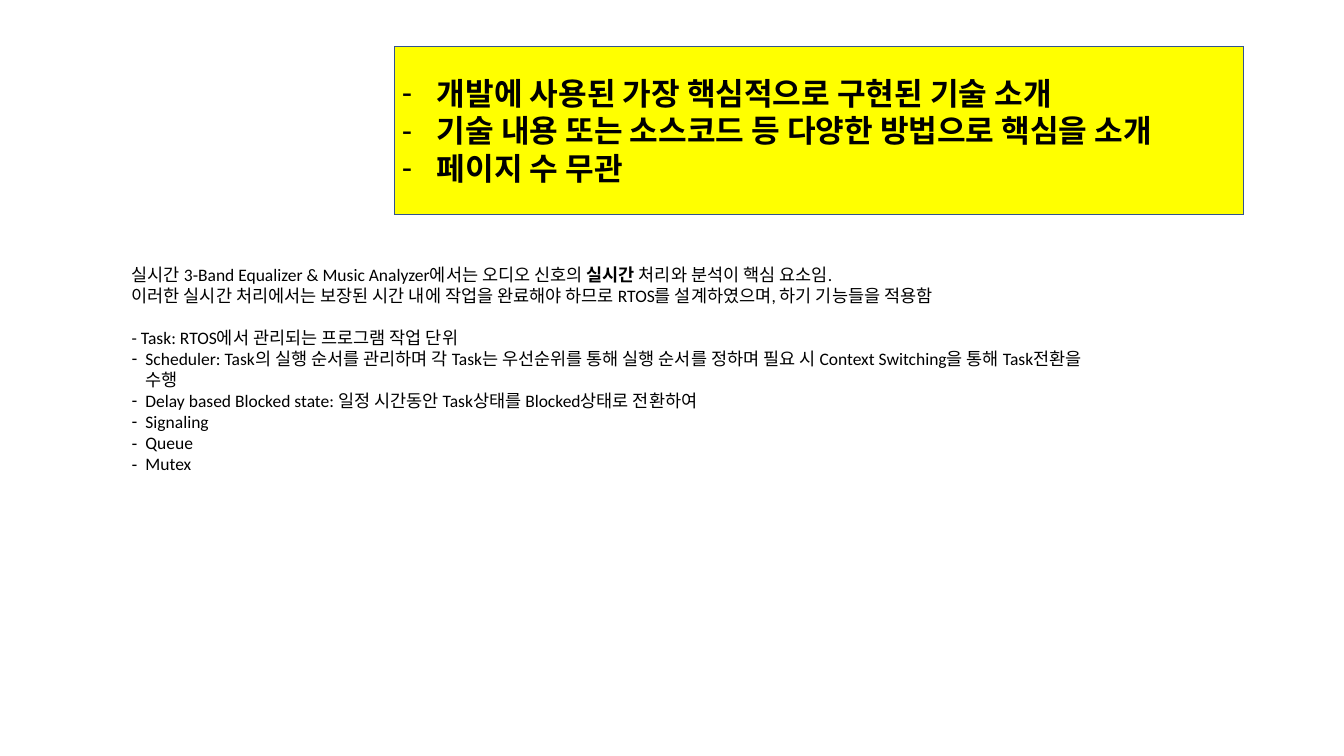
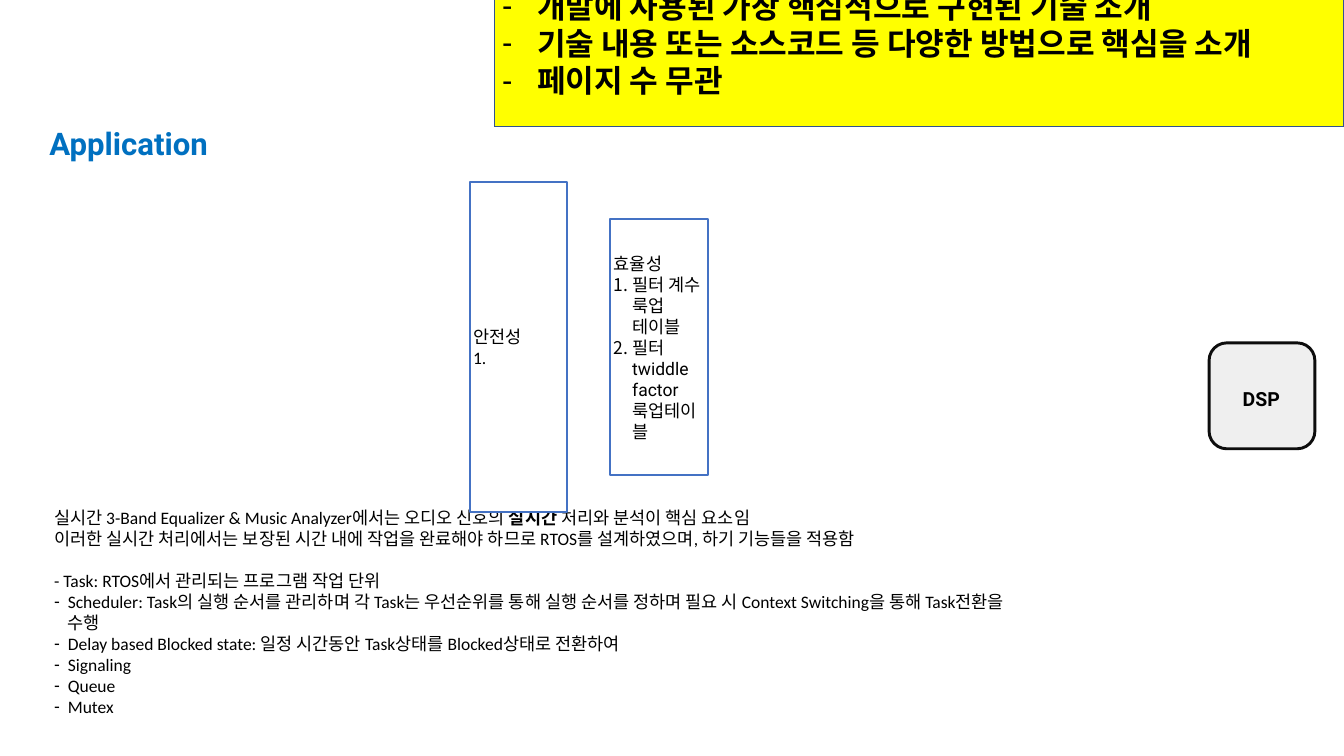
Before and after one commit to DawoonJang/custom_rtos_stm32f103, a slide deck: slide 9 of report/LG_부트캠프_08기_C반_결과보고서(1팀).pptx (slide 5 before the commit). Drawn at 1344x756 pixels with LibreOffice and Linux fonts; fonts in the diff are those of the drawing; background and template pictures are left out. Boxes give left, top, right and bottom in pixels: in the first picture for what was removed or moved away, otherwise in the second. Text is boxed around its words. In the diff, an @@ line names an element or a change of style, - is before the commit and + after.

```diff
--- a/report/LG_부트캠프_08기_C반_결과보고서(1팀).pptx
+++ b/report/LG_부트캠프_08기_C반_결과보고서(1팀).pptx
@@ rectangle resized from (x1=394, y1=47, x2=1244, y2=214) to (x1=494, y1=0, x2=1344, y2=127) @@
@@ text "개발에 사용된 가장 핵심적으로 구현된 ..." rewrapped from (x1=437, y1=79, x2=1152, y2=183) to (x1=537, y1=0, x2=1252, y2=95) @@
@@ text added at (x1=49, y1=131, x2=207, y2=162), 32 pt, text #0070C0, bold @@
+Application
@@ rectangle added at (x1=470, y1=182, x2=567, y2=512), fill #FFFFFF, outline #4472C4 2 pt, 18 pt, text #000000 @@
+안전성
+1.
@@ rectangle added at (x1=611, y1=219, x2=708, y2=475), fill #FFFFFF, outline #4472C4 2 pt, 18 pt, text #000000 @@
+효율성
+1. 필터 계수 룩업 테이블
+2. 필터 twiddle factor 룩업테이블
@@ rounded rectangle added at (x1=1210, y1=343, x2=1315, y2=449), fill #EFEFEF, outline #0D0D0D 3 pt @@
@@ text added at (x1=1243, y1=392, x2=1280, y2=407), 20 pt, text #000000, bold @@
+DSP
@@ text "실시간 3-Band Equalizer & Music ..." moved from (x1=132, y1=266, x2=1082, y2=470) to (x1=54, y1=506, x2=1004, y2=713) @@
@@ text at (x1=54, y1=506, x2=750, y2=527): text changed @@
-실시간 3-Band Equalizer & Music Analyzer에서는 오디오 신호의 실시간 처리와 분석이 핵심 요소임.
+실시간 3-Band Equalizer & Music Analyzer에서는 오디오 신호의 실시간 처리와 분석이 핵심 요소임
```
Also in this commit, not shown: 4 other slides changed, 5 slides added.
